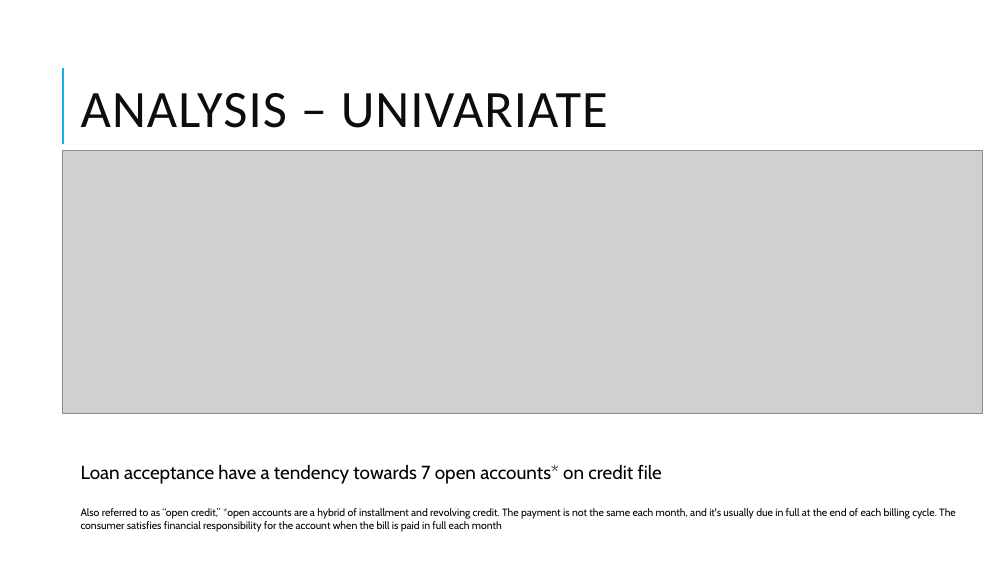
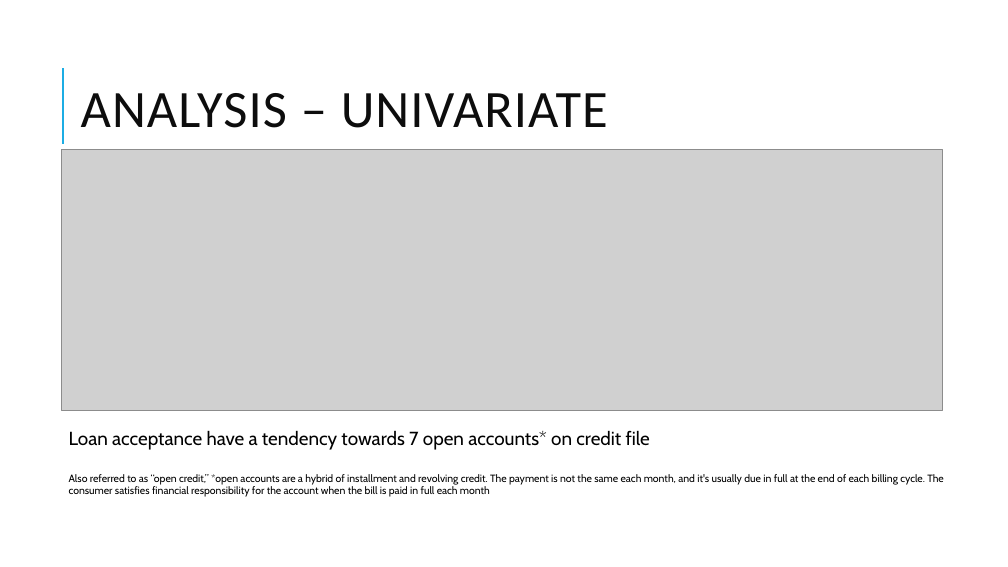
Before and after one commit to libvenus/lenders_club_case_study, a slide deck: slide 10 of Lending Club Case Study.pptx. Drawn at 1008x567 pixels with LibreOffice and Linux fonts; fonts in the diff are those of the drawing; grey boxes stand for pictures. Boxes give left, top, right and bottom in pixels: in the first picture for what was removed or moved away, otherwise in the second. Text is boxed around its words. In the diff, an @@ line names an element or a change of style, - is before the commit and + after.

Commit message:
Adding ppt

```diff
--- a/Lending Club Case Study.pptx
+++ b/Lending Club Case Study.pptx
@@ picture: place and size @@
-picture at box(63, 150, 983, 414)
+picture at box(61, 149, 943, 410)
@@ text "Loan acceptance have a tendency ...": place and size @@
-text "Loan acceptance have a tendency ..." at box(81, 464, 956, 532)
+text "Loan acceptance have a tendency ..." at box(69, 430, 944, 497)
```
Also in this commit, not shown: 9 other slides changed, 1 slide added, 1 slide removed.
